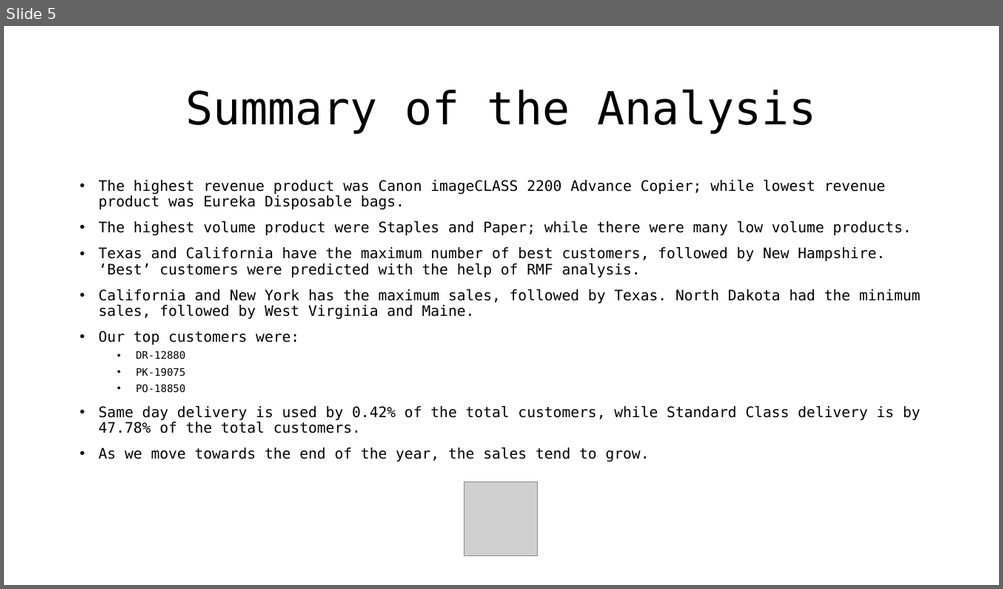
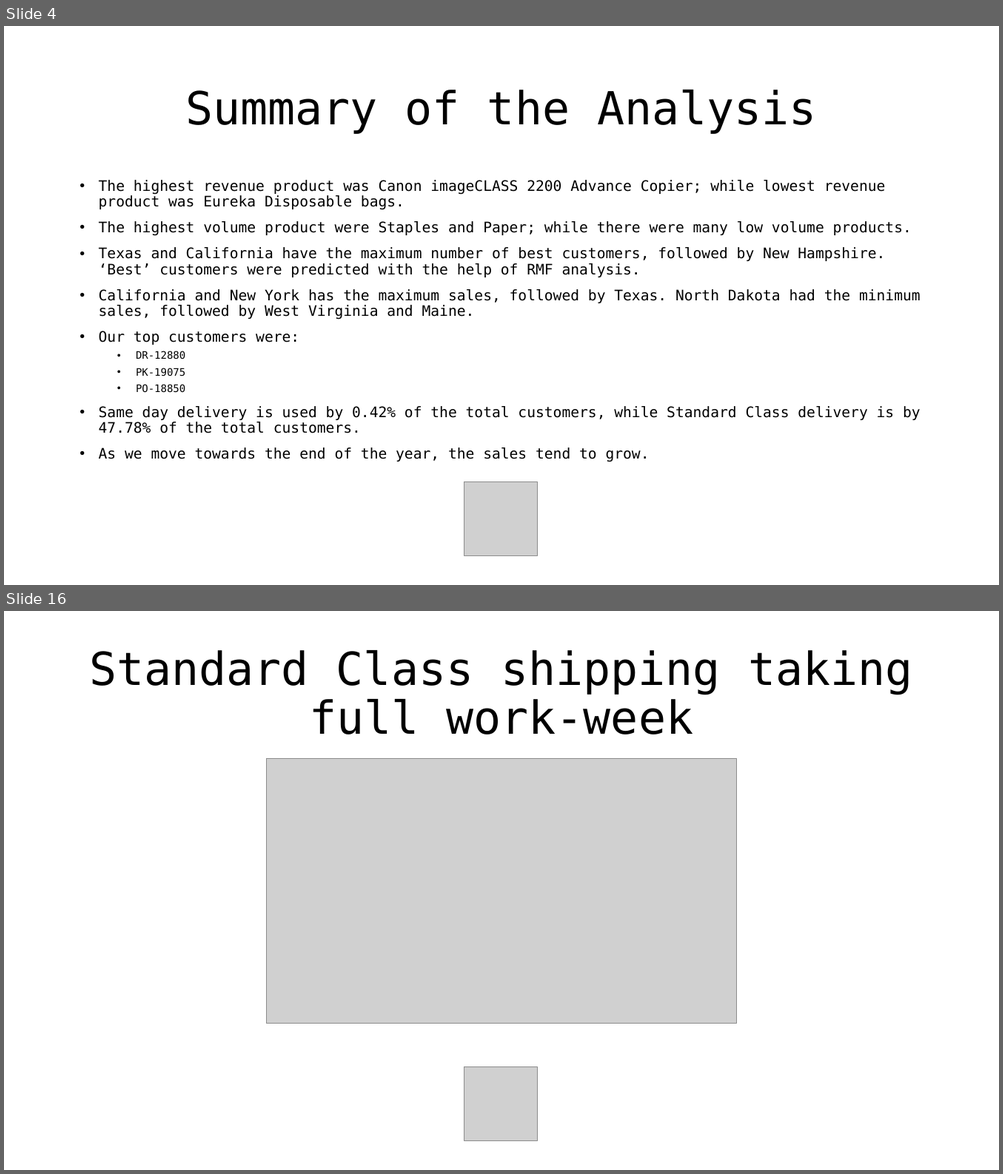
Before and after one commit to duy4nt/Data-Analysis, a slide deck: SuperstoreSalesAnalysis/Superstore Dataset Analysis.pptx. Shown one above the other, each under a label of ours: slide 5 before the commit, slides 4 and 16 after it; the slides between them are not shown. The pictures are 1003x589 and 1003x1174 pixels, drawn with LibreOffice and Linux fonts; fonts in the diff are those of the drawing; grey boxes stand for pictures. Boxes give left, top, right and bottom in pixels: in the first picture for what was removed or moved away, otherwise in the second. Text is boxed around its words. In the diff, an @@ line names an element or a change of style, - is before the commit and + after.

```diff
--- a/SuperstoreSalesAnalysis/Superstore Dataset Analysis.pptx
+++ b/SuperstoreSalesAnalysis/Superstore Dataset Analysis.pptx
@@ slide 16 added at box(4, 611, 999, 1170), background #FFFFFF @@
@@ title added at box(89, 650, 912, 735), 44 pt, text #000000 @@
+Standard Class shipping taking full work-week
@@ picture added at box(266, 759, 737, 1024) @@
@@ picture added at box(464, 1068, 537, 1141) @@
@@ what was slide 5 is now slide 4 @@
```
Also in this commit, not shown: 4 slides changed, 14 other slides added, 18 slides removed, 2 other files.
